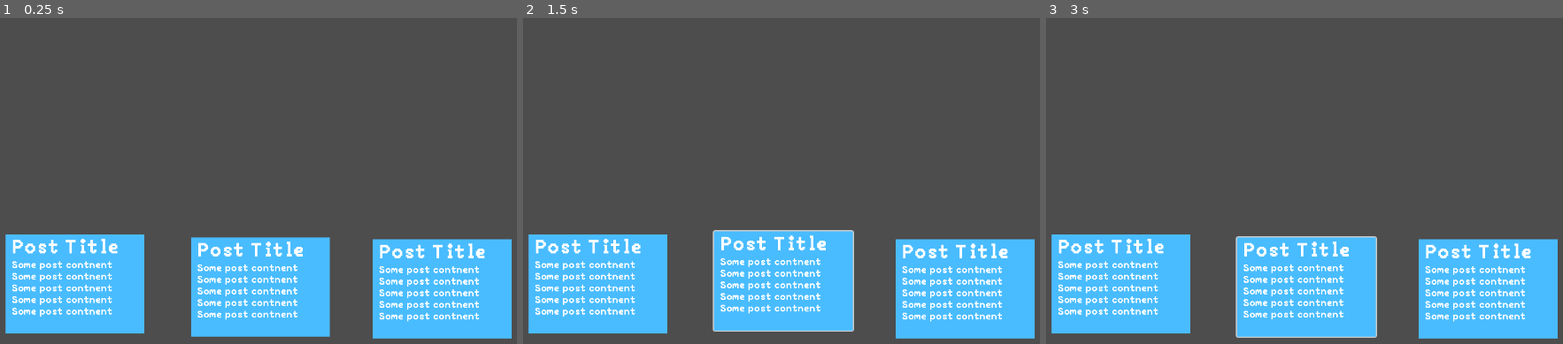
Above: before the commit, frames 1-3 (left to right).
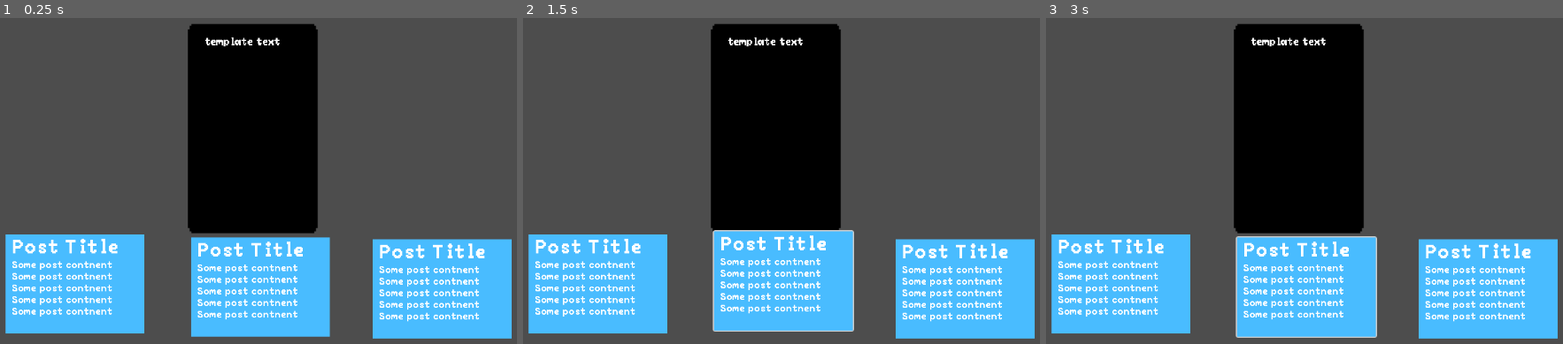
Above: after the commit, the same moments.

Repository: WhatYouFormaggiKindOfPizza/game
Game: Godot game, scene res://scenes/game.tscn
Two runs of this game, one before a commit and one after it. Both use one fixed random seed, a clock stepped at 60 frames per second and the inputs below. The engine's default icon, where the game draws it, is replaced by a stand-in: a white triangle on a blue panel in a dark square.
Inputs (mouse positions are in pixels of both pictures, inside the frame that each line leads up to):
- Up to frame 1 (0.25 s): no input
- Up to frame 2 (1.5 s): click (781, 288) at 0.52 s; click (781, 282) at 1.27 s
- Up to frame 3 (3 s): click (1304, 282) at 2.02 s; tap Enter at 2.75 s; move the mouse to (1475, 148) at 2.77 s

The runs differ from the first frame. In frame 1, 16% of the frame differs, in the area x 36-62%, y 1-67%; in frame 2, 16%; in frame 3, 16%.
Error in both runs: Invalid call. Nonexistent function 'get_player' in base 'Nil'. (res://scripts/post.gd:95)

Commit message:
Add UI Phone
Just the phonecase.png and text label. Both are child of Phone of UI

Diff:
--- a/scenes/game.tscn
+++ b/scenes/game.tscn
@@ -1,10 +1,12 @@
-[gd_scene load_steps=6 format=3 uid="uid://cmiqiuj17qh2n"]
+[gd_scene load_steps=8 format=3 uid="uid://cmiqiuj17qh2n"]
 
 [ext_resource type="Script" uid="uid://b1ysc02d5wrap" path="res://scripts/game_manager.gd" id="1_uwrxv"]
 [ext_resource type="Script" path="res://scripts/vote_simulator.gd" id="2_lbhrr"]
-[ext_resource type="PackedScene" uid="uid://kispiyeqssep" path="res://scenes/entity_group.tscn" id="2_lnu2h"]
-[ext_resource type="PackedScene" uid="uid://dondqjjubrg3g" path="res://scenes/king.tscn" id="3_lbhrr"]
-[ext_resource type="PackedScene" uid="uid://b5qlpe8xpnqn" path="res://scenes/post.tscn" id="4_lbhrr"]
+[ext_resource type="PackedScene" uid="uid://cmls1u4lo4hfb" path="res://scenes/entity_group.tscn" id="2_lnu2h"]
+[ext_resource type="PackedScene" uid="uid://b1nthy2jq0imn" path="res://scenes/king.tscn" id="3_lbhrr"]
+[ext_resource type="PackedScene" uid="uid://boprbu57ewedb" path="res://scenes/post.tscn" id="4_lbhrr"]
+[ext_resource type="Texture2D" uid="uid://cxn5lrxti5oo6" path="res://assets/PhoneCase.png" id="6_u5sy4"]
+[ext_resource type="PackedScene" uid="uid://bibasatxhl56l" path="res://scenes/pixel_label.tscn" id="7_gee14"]
 
 [node name="Game" type="Node2D"]
 
@@ -55,3 +57,20 @@
 
 [node name="ExamplePost1" parent="PostsContainer" instance=ExtResource("4_lbhrr")]
 position = Vector2(734, 438)
+
+[node name="UI" type="Node" parent="."]
+
+[node name="Phone" type="Node2D" parent="UI"]
+position = Vector2(540, 260)
+scale = Vector2(0.7, 0.7)
+
+[node name="Case" type="Sprite2D" parent="UI/Phone"]
+texture = ExtResource("6_u5sy4")
+
+[node name="Label" parent="UI/Phone" instance=ExtResource("7_gee14")]
+offset_left = -114.286
+offset_top = -217.143
+offset_right = 2.71429
+offset_bottom = -194.143
+theme_override_font_sizes/font_size = 24
+font_scale = 3
Binary file added: assets/PhoneCase.png
Not shown, added: assets/PhoneCase.png.import
Binary file added: assets/pixelart_Peaberry-Font-v2.0/PhoneCase.png
Not shown, added: assets/pixelart_Peaberry-Font-v2.0/PhoneCase.png.import
